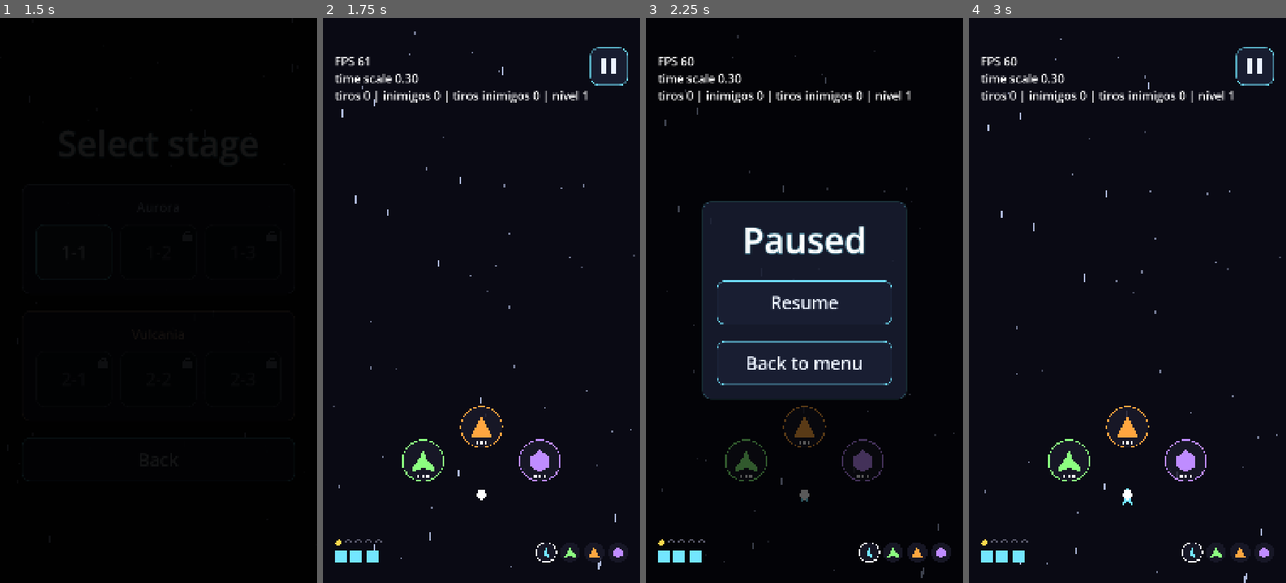
Above: before the commit, frames 1-4 (left to right).
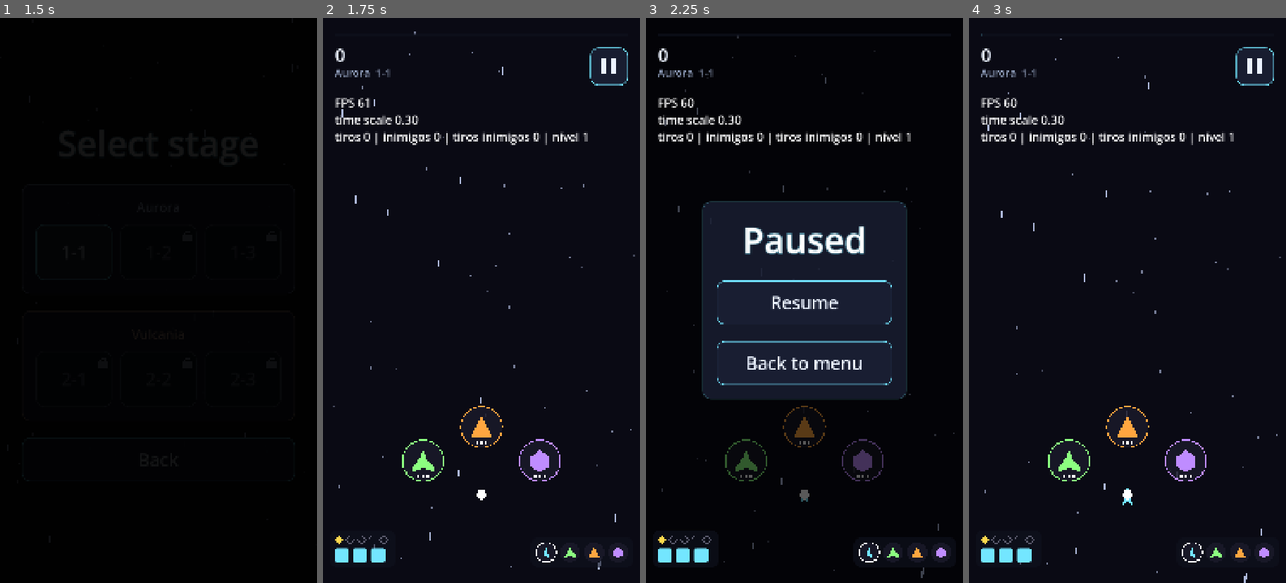
Above: after the commit, the same moments.

Repository: GDPonsoni/Nucleon-Squad-3D
Game: Godot game, scene res://scenes/menu.tscn
Two runs of this game, one before a commit and one after it. Both use one fixed random seed, a clock stepped at 60 frames per second and the inputs below.
Inputs (mouse positions are in pixels of both pictures, inside the frame that each line leads up to):
- Up to frame 1 (1.5 s): click "Play" at 0.5 s; click (72, 249) at 1.25 s
- Up to frame 2 (1.75 s): no input
- Up to frame 3 (2.25 s): click (931, 68) at 2 s
- Up to frame 4 (3 s): click "Resume" at 2.75 s

Frame 1 is identical in both runs. In frame 2, 2.6% of the frame differs, in the area x 3-88%, y 2-98%; in frame 3, 2.6%, in the area x 3-84%, y 5-97%; in frame 4, 2.6%.

Commit message:
feat(ui): deixa o HUD mais claro com progresso, pontuação e aviso de hit
Barra de progresso da fase no topo, pontuação grande com o nome da fase,
nível da arma e hits maiores sobre painel translúcido, formação em
painel e flash vermelho na tela ao levar hit.

Co-Authored-By: Claude Opus 5.5 <noreply@anthropic.com>

Diff:
--- a/scripts/core/game.gd
+++ b/scripts/core/game.gd
@@ -17,6 +17,7 @@
 var pause_menu: PauseMenu
 var game_over_menu: GameOverMenu
 var stage_clear_menu: StageClearMenu
+var hud: Hud
 
 var _spawning_done: bool = false
 var _clear_wait: float = 0.0
@@ -103,10 +104,10 @@
 	combat.player_hit.connect(_on_player_hit)
 	combat.powerup_collected.connect(_on_powerup_collected)
 
-	var hud := Hud.new()
+	hud = Hud.new()
 	hud.name = "Hud"
 	add_child(hud)
-	hud.setup(state)
+	hud.setup(state, spawner, "%s  %s" % [tr(planet.name_key), Session.stage_label(Session.planet_index, Session.stage_index)])
 
 	pause_menu = PauseMenu.new()
 	pause_menu.name = "PauseMenu"
@@ -153,6 +154,7 @@
 
 
 func _on_player_hit(damage: int) -> void:
+	hud.flash_hit()
 	state.damage_current(damage)
 	if state.is_alive(state.current):
 		player.start_invulnerability(Params.hit_invulnerability_seconds)
--- a/scripts/core/params.gd
+++ b/scripts/core/params.gd
@@ -5,7 +5,7 @@
 var background_color: Color = Color(0.04, 0.04, 0.08)
 var debug_overlay_enabled: bool = true
 var debug_font_size: int = 40
-var debug_margin: Vector2 = Vector2(40.0, 120.0)  # abaixo da câmera frontal
+var debug_margin: Vector2 = Vector2(40.0, 260.0)  # abaixo da pontuação do HUD
 var debug_unlock_all: bool = false  # libera todas as fases sem mexer no save
 
 # --- Interface ---
@@ -42,13 +42,24 @@
 var pause_button_margin: Vector2 = Vector2(40.0, 100.0)  # a partir do canto superior direito
 var pause_overlay_color: Color = Color(0.0, 0.0, 0.0, 0.65)
 var hud_margin: Vector2 = Vector2(40.0, 70.0)  # a partir dos cantos inferiores
-var hud_pip_size: Vector2 = Vector2(40.0, 40.0)
+var hud_pip_size: Vector2 = Vector2(48.0, 48.0)
+var hud_pip_radius: float = 8.0
 var hud_gap: float = 14.0
 var hud_icon_radius: float = 34.0
-var hud_level_size: float = 26.0
+var hud_level_size: float = 30.0
 var hud_level_gap: float = 8.0
 var hud_dead_color: Color = Color(0.35, 0.35, 0.42)
 var hud_dead_mark_color: Color = Color(1.0, 0.3, 0.3)
+var hud_panel_color: Color = Color(0.06, 0.07, 0.12, 0.6)
+var hud_panel_padding: float = 18.0
+var hud_progress_y: float = 50.0
+var hud_progress_height: float = 14.0
+var hud_score_position: Vector2 = Vector2(40.0, 80.0)
+var hud_score_font_size: int = 64
+var hud_stage_font_size: int = 36
+var hud_hit_flash_color: Color = Color(1.0, 0.15, 0.2)
+var hud_hit_flash_alpha: float = 0.35
+var hud_hit_flash_seconds: float = 0.35
 
 # --- Fundo: estrelas em camadas (distante -> próxima) ---
 var star_layer_counts: PackedInt32Array = [70, 40, 16]
--- a/scripts/ui/hud.gd
+++ b/scripts/ui/hud.gd
@@ -1,10 +1,17 @@
 class_name Hud
 extends CanvasLayer
-## HUD da partida: nível da arma e hits do corpo ativo (canto inferior esquerdo) e
-## formação com corpos vivos, destruídos e o ativo (canto inferior direito).
+## HUD da partida.
+## Topo: progresso da fase, pontuação e nome da fase.
+## Base esquerda: nível da arma e hits do corpo ativo. Base direita: formação.
+## Flash vermelho na tela ao levar hit.
 
 var _state: MatchState
+var _spawner: EnemySpawner
 var _canvas: Control
+var _score_label: Label
+var _stage_label: Label
+var _flash: ColorRect
+var _panel_style: StyleBoxFlat
 
 
 func _ready() -> void:
@@ -12,50 +19,96 @@
 	_canvas = Control.new()
 	_canvas.set_anchors_preset(Control.PRESET_FULL_RECT)
 	_canvas.mouse_filter = Control.MOUSE_FILTER_IGNORE
+	UiFactory.apply_theme(_canvas)
 	_canvas.draw.connect(_draw_hud)
 	add_child(_canvas)
 
+	_score_label = Label.new()
+	_score_label.position = Params.hud_score_position
+	_score_label.add_theme_font_size_override("font_size", Params.hud_score_font_size)
+	_score_label.auto_translate_mode = Node.AUTO_TRANSLATE_MODE_DISABLED
+	_canvas.add_child(_score_label)
 
-func setup(state: MatchState) -> void:
-	_state = state
-	state.body_changed.connect(_refresh.unbind(1))
-	state.hits_changed.connect(_refresh.unbind(2))
-	state.body_destroyed.connect(_refresh.unbind(1))
-	state.weapon_level_changed.connect(_refresh.unbind(2))
+	_stage_label = UiFactory.make_subtitle("")
+	_stage_label.horizontal_alignment = HORIZONTAL_ALIGNMENT_LEFT
+	_stage_label.position = Params.hud_score_position + Vector2(0.0, Params.hud_score_font_size * 1.25)
+	_stage_label.add_theme_font_size_override("font_size", Params.hud_stage_font_size)
+	_stage_label.auto_translate_mode = Node.AUTO_TRANSLATE_MODE_DISABLED
+	_canvas.add_child(_stage_label)
+
+	_flash = ColorRect.new()
+	_flash.color = Color(Params.hud_hit_flash_color, 0.0)
+	_flash.set_anchors_preset(Control.PRESET_FULL_RECT)
+	_flash.mouse_filter = Control.MOUSE_FILTER_IGNORE
+	add_child(_flash)
+
+	_panel_style = StyleBoxFlat.new()
+	_panel_style.bg_color = Params.hud_panel_color
+	_panel_style.set_corner_radius_all(Params.ui_corner_radius)
 
 
-func _refresh() -> void:
+func setup(state: MatchState, spawner: EnemySpawner, stage_text: String) -> void:
+	_state = state
+	_spawner = spawner
+	_stage_label.text = stage_text
+	state.score_changed.connect(_on_score_changed)
+	_on_score_changed(state.score)
+
+
+## Flash vermelho rápido (em tempo real, mesmo na câmera lenta).
+func flash_hit() -> void:
+	_flash.color.a = Params.hud_hit_flash_alpha
+	var tween := create_tween()
+	tween.set_ignore_time_scale(true)
+	tween.tween_property(_flash, "color:a", 0.0, Params.hud_hit_flash_seconds)
+
+
+func _process(_delta: float) -> void:
+	# Progresso muda a cada frame; o resto é barato de redesenhar junto
 	_canvas.queue_redraw()
+
+
+func _on_score_changed(score: int) -> void:
+	_score_label.text = str(score)
 
 
 func _draw_hud() -> void:
 	if _state == null:
 		return
+	_draw_progress()
 	var bottom: float = _canvas.size.y - Params.hud_margin.y
-	_draw_hits(bottom)
-	_draw_level(bottom - Params.hud_pip_size.y - Params.hud_gap)
+	_draw_hits_and_level(bottom)
 	_draw_formation(bottom)
 
 
-func _draw_hits(bottom: float) -> void:
-	var hits: int = _state.hits_left[_state.current]
-	var color: Color = _state.current_body().color if hits > 0 else Params.hud_dead_color
-	var pip: Vector2 = Params.hud_pip_size
-	for i in Params.body_max_hits:
-		var rect := Rect2(Vector2(Params.hud_margin.x + i * (pip.x + Params.hud_gap), bottom - pip.y), pip)
-		if i < hits:
-			_canvas.draw_rect(rect, color)
-		else:
-			_canvas.draw_rect(rect, color, false, 3.0)
+## Barra fina no topo, entre a margem e o botão de pausa.
+func _draw_progress() -> void:
+	var left: float = Params.hud_margin.x
+	var right: float = _canvas.size.x - Params.hud_margin.x
+	var rect := Rect2(left, Params.hud_progress_y, right - left, Params.hud_progress_height)
+	var radius: float = Params.hud_progress_height * 0.5
+	_draw_round_rect(rect, Params.hud_panel_color, radius)
+	var filled := Rect2(rect.position, Vector2(rect.size.x * _spawner.progress(), rect.size.y))
+	if filled.size.x > 0.0:
+		_draw_round_rect(filled, Params.ui_accent_color, radius)
 
 
-## Losangos: preenchidos até o nível atual da arma.
-func _draw_level(bottom: float) -> void:
+## Losangos do nível da arma em cima e quadrados dos hits embaixo, sobre um painel.
+func _draw_hits_and_level(bottom: float) -> void:
 	var body: BodyData = _state.current_body()
+	var hits: int = _state.hits_left[_state.current]
 	var level: int = _state.weapon_levels[_state.current]
-	var half: float = Params.hud_level_size * 0.5
+	var pip: Vector2 = Params.hud_pip_size
+	var diamond: float = Params.hud_level_size
+	var left: float = Params.hud_margin.x
+	var width: float = maxf(Params.body_max_hits * (pip.x + Params.hud_gap), body.weapon.max_level() * (diamond + Params.hud_level_gap))
+	var top: float = bottom - pip.y - Params.hud_gap - diamond
+	var pad: float = Params.hud_panel_padding
+	_canvas.draw_style_box(_panel_style, Rect2(left - pad, top - pad, width + pad * 2.0, bottom - top + pad * 2.0))
+
 	for i in body.weapon.max_level():
-		var center := Vector2(Params.hud_margin.x + half + i * (Params.hud_level_size + Params.hud_level_gap), bottom - half)
+		var center := Vector2(left + diamond * 0.5 + i * (diamond + Params.hud_level_gap), top + diamond * 0.5)
+		var half: float = diamond * 0.5
 		var points := PackedVector2Array([
 			center + Vector2(0.0, -half), center + Vector2(half, 0.0),
 			center + Vector2(0.0, half), center + Vector2(-half, 0.0),
@@ -66,14 +119,24 @@
 			points.append(points[0])
 			_canvas.draw_polyline(points, Params.hud_dead_color, 2.0)
 
+	var color: Color = body.color if hits > 0 else Params.hud_dead_color
+	for i in Params.body_max_hits:
+		var rect := Rect2(Vector2(left + i * (pip.x + Params.hud_gap), bottom - pip.y), pip)
+		if i < hits:
+			_draw_round_rect(rect, color, Params.hud_pip_radius)
+		else:
+			_canvas.draw_rect(rect, color, false, 3.0)
+
 
 func _draw_formation(bottom: float) -> void:
 	var radius: float = Params.hud_icon_radius
 	var count: int = _state.bodies.size()
+	var right: float = _canvas.size.x - Params.hud_margin.x
+	var width: float = count * radius * 2.0 + (count - 1) * Params.hud_gap
+	var pad: float = Params.hud_panel_padding
+	_canvas.draw_style_box(_panel_style, Rect2(right - width - pad, bottom - radius * 2.0 - pad, width + pad * 2.0, radius * 2.0 + pad * 2.0))
 	for i in count:
-		var center := Vector2(
-			_canvas.size.x - Params.hud_margin.x - radius - (count - 1 - i) * (radius * 2.0 + Params.hud_gap),
-			bottom - radius)
+		var center := Vector2(right - radius - (count - 1 - i) * (radius * 2.0 + Params.hud_gap), bottom - radius)
 		var body: BodyData = _state.bodies[i]
 		var alive: bool = _state.is_alive(i)
 		var color: Color = body.color if alive else Params.hud_dead_color
@@ -88,3 +151,10 @@
 			_canvas.draw_line(center + Vector2(d, -d), center + Vector2(-d, d), Params.hud_dead_mark_color, 4.0)
 		elif i == _state.current:
 			_canvas.draw_arc(center, radius, 0.0, TAU, 40, Color.WHITE, 4.0)
+
+
+func _draw_round_rect(rect: Rect2, color: Color, radius: float) -> void:
+	var box := StyleBoxFlat.new()
+	box.bg_color = color
+	box.set_corner_radius_all(int(radius))
+	_canvas.draw_style_box(box, rect)
